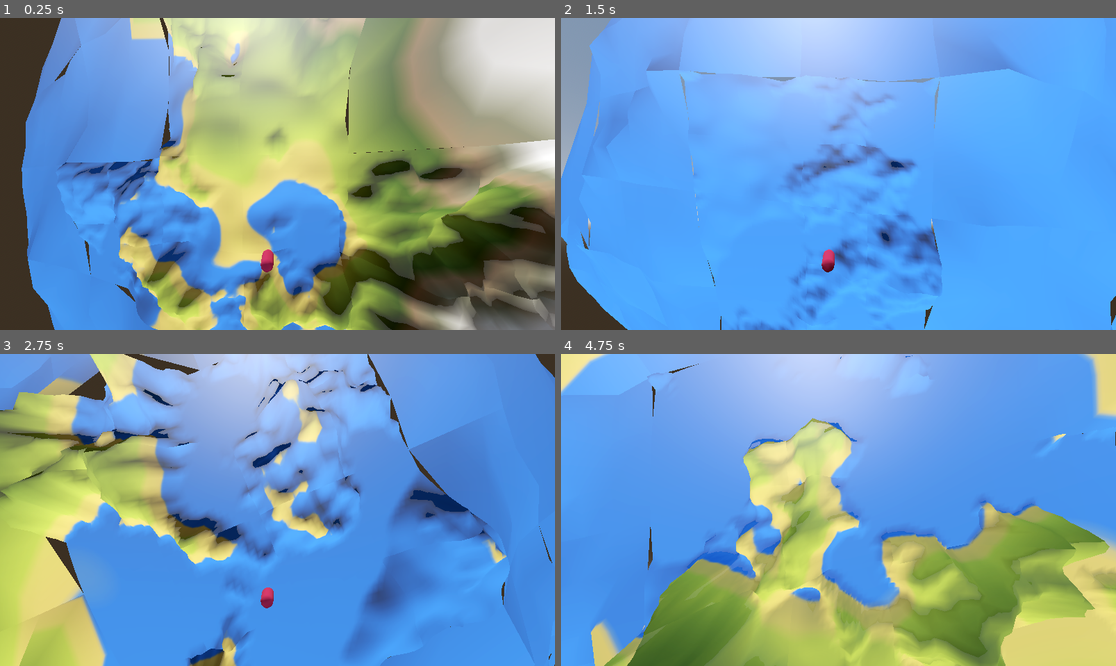
Above: before the commit, frames 1-4 (two rows, left to right).
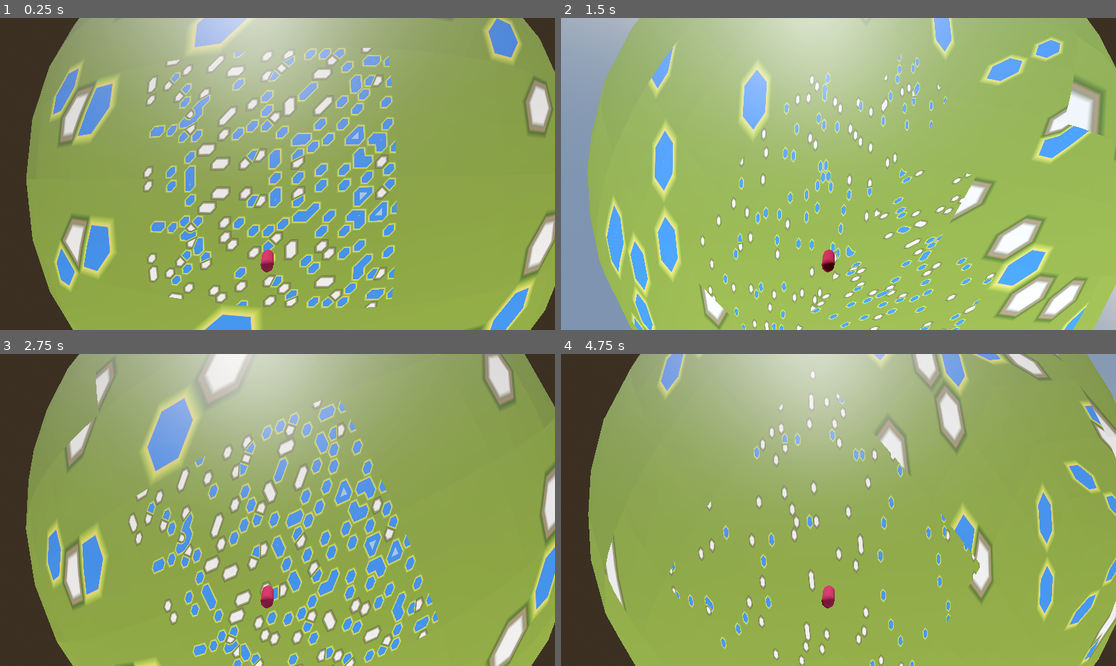
Above: after the commit, the same moments.

Repository: stefsdev/ProcPlanetLOD
Game: Godot game, scene res://game_world.tscn
Two runs of this game, one before a commit and one after it. Both use one fixed random seed, a clock stepped at 60 frames per second and the inputs below. The project has no main scene, so this scene is started directly.
Inputs:
- Up to frame 1 (0.25 s): no input
- Up to frame 2 (1.5 s): tap Enter at 0.5 s; hold D 0.53-1.28 s; hold Shift 0.53-1.28 s; tap Space at 0.77, 1.25 s; hold S from 1.28 s (still down); tap Shift at 1.35 s
- Up to frame 3 (2.75 s): tap Space at 1.52 s; tap Enter at 2 s; release S at 2.03 s; hold D from 2.03 s (still down); hold Shift from 2.03 s (still down)
- Up to frame 4 (4.75 s): tap Space at 2.75, 3.02, 3.77, 4.25, 4.52 s; release D at 2.78 s; release Shift at 2.78 s; hold W 2.78-3.53 s; tap Shift at 2.85, 4.35 s; tap Enter at 3.5 s; hold Shift 3.53-4.28 s; hold A from 3.53 s (still down)

The runs differ from the first frame. In frame 1, 79% of the frame differs, in the area x 3-100%, y 0-100%; in frame 2, 93%, in the area x 0-100%, y 0-100%; in frame 3, 93%; in frame 4, 89%.
Error in both runs: Invalid access to property or key 'position' on a base object of type 'Transform3D'. (res://player.gd:10)

Commit message:
WIP: lokale Änderungen vom Mai 2025 gesichert
Co-Authored-By: Claude Opus 5.5 <noreply@anthropic.com>

Diff:
--- a/quadtreecubeface/PlanetMeshFace.gd
+++ b/quadtreecubeface/PlanetMeshFace.gd
@@ -185,6 +185,15 @@
 
 		chunks_list[chunk.identifier] = mi
 
+		var body = StaticBody3D.new()
+		mi.add_child(body)
+		body.transform = Transform3D.IDENTITY
+
+		var cs = CollisionShape3D.new()
+		cs.shape = mesh.create_trimesh_shape()
+		body.add_child(cs)
+
+
 	# Recurse into children
 	for child in chunk.children:
 		visualize_quadtree(child, face_origin, axisA, axisB, radius, planet_data)
--- /dev/null
+++ b/quadtreecubeface/earth.tres
@@ -0,0 +1,5 @@
+[gd_resource type="Gradient" format=3 uid="uid://bic0nbwdro1d8"]
+
+[resource]
+offsets = PackedFloat32Array(0.343598, 0.350081, 0.387358, 0.400324, 0.579327, 0.627404, 0.677885, 0.745192)
+colors = PackedColorArray(0.188078, 0.510593, 1, 1, 0.94, 0.827983, 0.423, 1, 0.888453, 0.831912, 0.388569, 1, 0.741176, 0.843137, 0.290196, 1, 0.282353, 0.407843, 0.121569, 1, 0.627451, 0.521569, 0.396078, 1, 0.52549, 0.52549, 0.419608, 1, 1, 1, 1, 1)
--- a/quadtreecubeface/game_world.tscn
+++ b/quadtreecubeface/game_world.tscn
@@ -1,8 +1,8 @@
-[gd_scene load_steps=21 format=3 uid="uid://bri5c30y468bd"]
+[gd_scene load_steps=12 format=3 uid="uid://bri5c30y468bd"]
 
 [ext_resource type="Script" uid="uid://dfh1egod86hf4" path="res://Planet.gd" id="1_bvgre"]
-[ext_resource type="Script" uid="uid://jlu5a1150vmp" path="res://PlanetNoise.gd" id="2_e3xe6"]
 [ext_resource type="Script" uid="uid://rbpxmchirygj" path="res://PlanetData.gd" id="2_ea1x0"]
+[ext_resource type="Gradient" uid="uid://bic0nbwdro1d8" path="res://earth.tres" id="2_mcbma"]
 [ext_resource type="Script" uid="uid://rwecv6uhnhcs" path="res://player.gd" id="4_e08lw"]
 
 [sub_resource type="ProceduralSkyMaterial" id="ProceduralSkyMaterial_mcbma"]
@@ -18,67 +18,13 @@
 tonemap_mode = 2
 glow_enabled = true
 
-[sub_resource type="Gradient" id="Gradient_e08lw"]
-offsets = PackedFloat32Array(0.343598, 0.350081, 0.387358, 0.400324, 0.579327, 0.627404, 0.677885, 0.745192)
-colors = PackedColorArray(0.188078, 0.510593, 1, 1, 0.94, 0.827983, 0.423, 1, 0.888453, 0.831912, 0.388569, 1, 0.741176, 0.843137, 0.290196, 1, 0.282353, 0.407843, 0.121569, 1, 0.627451, 0.521569, 0.396078, 1, 0.52549, 0.52549, 0.419608, 1, 1, 1, 1, 1)
-
 [sub_resource type="GradientTexture1D" id="GradientTexture1D_e3xe6"]
-gradient = SubResource("Gradient_e08lw")
-
-[sub_resource type="FastNoiseLite" id="FastNoiseLite_e3xe6"]
-noise_type = 3
-frequency = 0.0066
-offset = Vector3(526.32, 0, 0)
-
-[sub_resource type="Resource" id="Resource_e3xe6"]
-script = ExtResource("2_e3xe6")
-amplitude = 1.0
-min_height = 0.73
-noise_map = SubResource("FastNoiseLite_e3xe6")
-is_base_layer = true
-metadata/_custom_type_script = "uid://jlu5a1150vmp"
-
-[sub_resource type="FastNoiseLite" id="FastNoiseLite_mcbma"]
-noise_type = 3
-frequency = 0.0026
-offset = Vector3(-384.23, 0, 0)
-
-[sub_resource type="Resource" id="Resource_ik71a"]
-script = ExtResource("2_e3xe6")
-amplitude = 1.0
-min_height = 0.44
-noise_map = SubResource("FastNoiseLite_mcbma")
-is_base_layer = true
-metadata/_custom_type_script = "uid://jlu5a1150vmp"
-
-[sub_resource type="FastNoiseLite" id="FastNoiseLite_e7o6u"]
-noise_type = 3
-frequency = 0.025
-
-[sub_resource type="Resource" id="Resource_15365"]
-script = ExtResource("2_e3xe6")
-amplitude = 1.0
-min_height = 0.54
-noise_map = SubResource("FastNoiseLite_e7o6u")
-is_base_layer = false
-metadata/_custom_type_script = "uid://jlu5a1150vmp"
-
-[sub_resource type="FastNoiseLite" id="FastNoiseLite_ik71a"]
-noise_type = 2
-frequency = 0.0715
-
-[sub_resource type="Resource" id="Resource_554lw"]
-script = ExtResource("2_e3xe6")
-amplitude = 1.0
-min_height = 0.0
-noise_map = SubResource("FastNoiseLite_ik71a")
-is_base_layer = false
-metadata/_custom_type_script = "uid://jlu5a1150vmp"
+gradient = ExtResource("2_mcbma")
 
 [sub_resource type="Resource" id="Resource_e08lw"]
 script = ExtResource("2_ea1x0")
 radius = 67
-lod_focus = Vector3(-3.20899, 69.664, -4.324)
+lod_focus = Vector3(-7.88917, 69.3463, 3.30566)
 lod_levels = [{
 "distance": 500,
 "resolution": 2
@@ -93,9 +39,9 @@
 "resolution": 4
 }, {
 "distance": 1,
-"resolution": 20
+"resolution": 10
 }]
-planet_noise = [SubResource("Resource_e3xe6"), SubResource("Resource_ik71a"), SubResource("Resource_15365"), SubResource("Resource_554lw")]
+planet_noise = []
 planet_color = SubResource("GradientTexture1D_e3xe6")
 metadata/_custom_type_script = "uid://rbpxmchirygj"
 
@@ -118,7 +64,7 @@
 planet_data = SubResource("Resource_e08lw")
 
 [node name="Player" type="Node3D" parent="."]
-transform = Transform3D(0.999998, 0, 0, 0, -4.37114e-08, 0.999999, 0, -1, -4.37113e-08, 0, 0, 0)
+transform = Transform3D(0.997714, 0.00304638, -0.0674764, 0.0667319, 0.110079, 0.991679, 0.0104487, -0.993919, 0.109624, 0, 0, 0)
 script = ExtResource("4_e08lw")
 
 [node name="PlayerVis" type="MeshInstance3D" parent="Player"]
--- a/quadtreecubeface/planet.tres
+++ b/quadtreecubeface/planet.tres
@@ -1,17 +1,14 @@
 [gd_resource type="ShaderMaterial" load_steps=4 format=3 uid="uid://24khlq3s70fp"]
 
 [ext_resource type="Shader" uid="uid://d3anjm2fc5nku" path="res://planet.gdshader" id="1_p4gwj"]
-
-[sub_resource type="Gradient" id="Gradient_e08lw"]
-offsets = PackedFloat32Array(0.343598, 0.350081, 0.387358, 0.400324, 0.579327, 0.627404, 0.677885, 0.745192)
-colors = PackedColorArray(0.188078, 0.510593, 1, 1, 0.94, 0.827983, 0.423, 1, 0.888453, 0.831912, 0.388569, 1, 0.741176, 0.843137, 0.290196, 1, 0.282353, 0.407843, 0.121569, 1, 0.627451, 0.521569, 0.396078, 1, 0.52549, 0.52549, 0.419608, 1, 1, 1, 1, 1)
+[ext_resource type="Gradient" uid="uid://bic0nbwdro1d8" path="res://earth.tres" id="2_rbkur"]
 
 [sub_resource type="GradientTexture1D" id="GradientTexture1D_e3xe6"]
-gradient = SubResource("Gradient_e08lw")
+gradient = ExtResource("2_rbkur")
 
 [resource]
 render_priority = 0
 shader = ExtResource("1_p4gwj")
 shader_parameter/min_height = 67.0
-shader_parameter/max_height = 77.2364
+shader_parameter/max_height = 72.5762
 shader_parameter/height_color = SubResource("GradientTexture1D_e3xe6")
